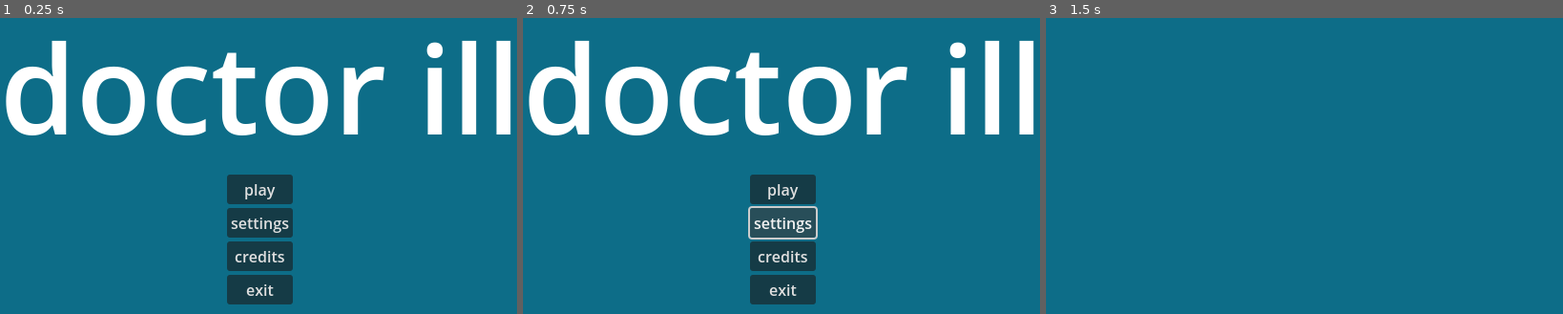
Above: before the commit, frames 1-3 (left to right).
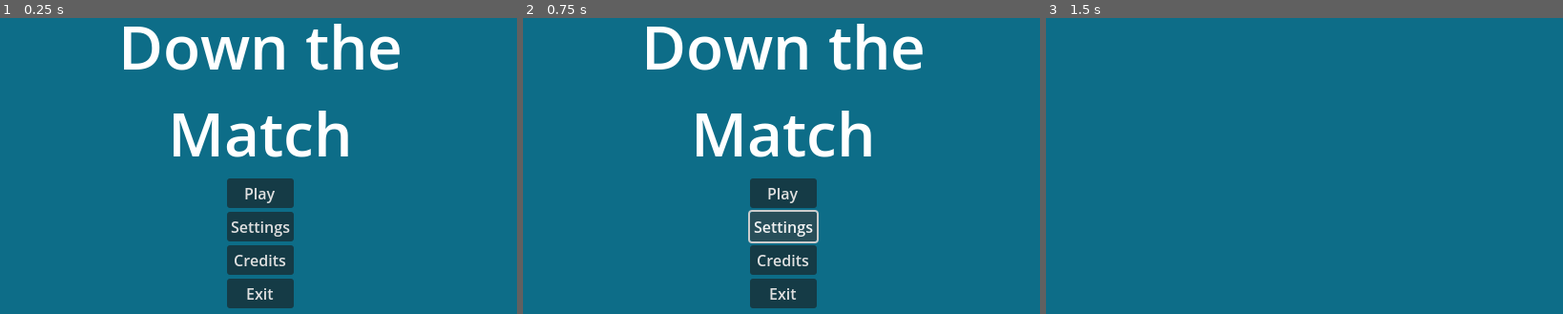
Above: after the commit, the same moments.

Repository: BoatsandJoes/doctor-ill
Game: Godot game, scene res://scenes/main.tscn
The game is run twice, just before and just after one commit, with the same random seed, the same clock (stepped at 60 frames per second) and the same inputs.
Inputs:
- Up to frame 1 (0.25 s): no input
- Up to frame 2 (0.75 s): click "settings" (after the commit: "Settings") at 0.5 s
- Up to frame 3 (1.5 s): click "credits" (after the commit: "Credits") at 1.25 s

The runs differ from the first frame. In frame 1, 17% of the frame differs, in the area x 1-99%, y 1-99%; in frame 2, 17%; in frame 3, nothing differs.

Commit message:
Starting climb.

Diff:
--- a/scenes/gameObjects/board.gd
+++ b/scenes/gameObjects/board.gd
@@ -112,11 +112,22 @@
 			if player.gridIndex - currentParams[&"width"] >= 0:
 				# no block above
 				if board[player.gridIndex - currentParams[&"width"]] == null:
-					# climb
-					#todo check facing
-					# todo check what's in front
-					# todo check what's behind
-					pass
+					# look for wall to climb
+					# check front
+					if ((direction.x == -1 && (player.gridIndex % currentParams[&"width"] == 0
+					|| board[player.gridIndex - 1] != null))
+					|| (direction.x == 1
+					&& ((player.gridIndex + 1) % currentParams[&"width"] == 0
+					|| board[player.gridIndex + 1] != null))):
+						player.state = player.stateType.CLIMBING
+					# check back
+					elif ((direction.x == 1 && (player.gridIndex % currentParams[&"width"] == 0
+					|| board[player.gridIndex - 1] != null))
+					|| (direction.x == -1
+					&& ((player.gridIndex + 1) % currentParams[&"width"] == 0
+					|| board[player.gridIndex + 1] != null))):
+						player.turn_around()
+						player.state = player.stateType.CLIMBING
 				else:
 					# todo leap to top of stack
 					pass
@@ -131,9 +142,13 @@
 		if player.walk(tilePixels, delta):
 			# cross tile boundary
 			move(player, player.gridIndex + player.facing)
+	elif player.state == player.stateType.CLIMBING:
+		if player.climb(tilePixels, delta):
+			# cross tile boundary
+			move(player, player.gridIndex - currentParams[&"width"])
 	player.stateCountdown = player.stateCountdown - delta
 	if player.stateCountdown <= 0:
-		player.idle()
+		player.idle_state()
 
 func run_up(player: Player):
 	pass
--- a/scenes/gameObjects/player.gd
+++ b/scenes/gameObjects/player.gd
@@ -29,7 +29,16 @@
 		return true
 	return false
 
-func idle():
+func climb(tileWidth: int, delta: float) -> bool:
+	$Sprite2D.position.y = $Sprite2D.position.y - (tileWidth * delta) / defaultWalkCounter
+	if abs($Sprite2D.position.y) >= tileWidth / 2:
+		$Sprite2D.position.y = $Sprite2D.position.y * -1
+		if abs($Sprite2D.position.y) > tileWidth / 2:
+			pass # todo correct position if needed
+		return true
+	return false
+
+func idle_state():
 	state = stateType.IDLE
 	stateCountdown = 0
 	$Sprite2D.position = Vector2i(0,0)
--- a/scenes/ui/menus/MainMenu.tscn
+++ b/scenes/ui/menus/MainMenu.tscn
@@ -25,8 +25,10 @@
 
 [node name="Title" type="Label" parent="MarginContainer/VBoxContainer/HBoxContainer/VBoxContainer"]
 layout_mode = 2
-theme_override_font_sizes/font_size = 128
-text = "doctor ill"
+theme_override_font_sizes/font_size = 64
+text = "Down the
+Match"
+horizontal_alignment = 1
 
 [node name="HBoxContainer2" type="HBoxContainer" parent="MarginContainer/VBoxContainer"]
 layout_mode = 2
@@ -39,22 +41,22 @@
 [node name="Play" type="Button" parent="MarginContainer/VBoxContainer/HBoxContainer2/Buttons"]
 unique_name_in_owner = true
 layout_mode = 2
-text = "play"
+text = "Play"
 
 [node name="Settings" type="Button" parent="MarginContainer/VBoxContainer/HBoxContainer2/Buttons"]
 unique_name_in_owner = true
 layout_mode = 2
-text = "settings"
+text = "Settings"
 
 [node name="Credits" type="Button" parent="MarginContainer/VBoxContainer/HBoxContainer2/Buttons"]
 unique_name_in_owner = true
 layout_mode = 2
-text = "credits"
+text = "Credits"
 
 [node name="Exit" type="Button" parent="MarginContainer/VBoxContainer/HBoxContainer2/Buttons"]
 unique_name_in_owner = true
 layout_mode = 2
-text = "exit"
+text = "Exit"
 
 [connection signal="pressed" from="MarginContainer/VBoxContainer/HBoxContainer2/Buttons/Play" to="." method="_on_play_pressed"]
 [connection signal="pressed" from="MarginContainer/VBoxContainer/HBoxContainer2/Buttons/Settings" to="." method="_on_settings_pressed"]
